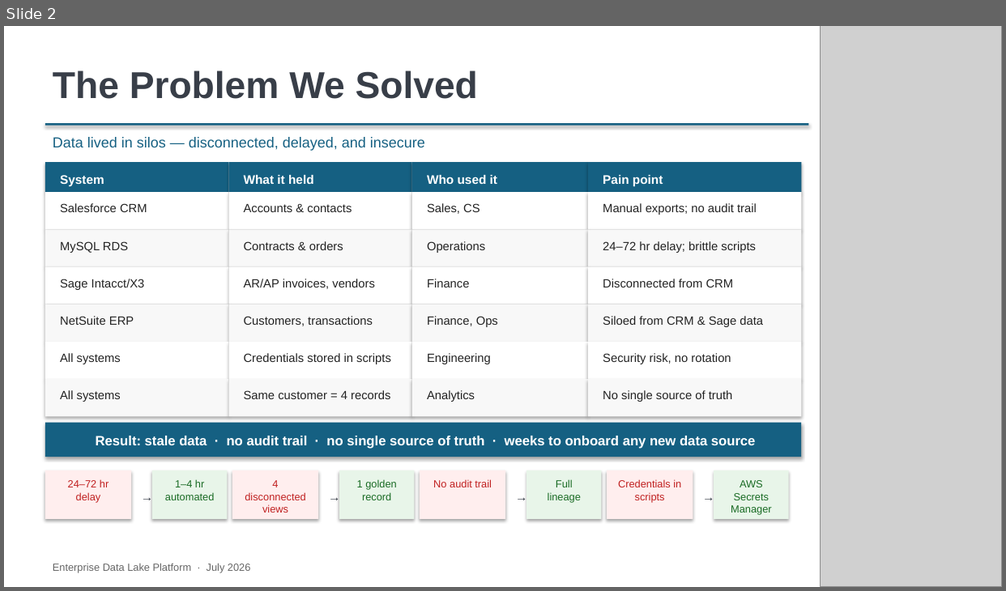
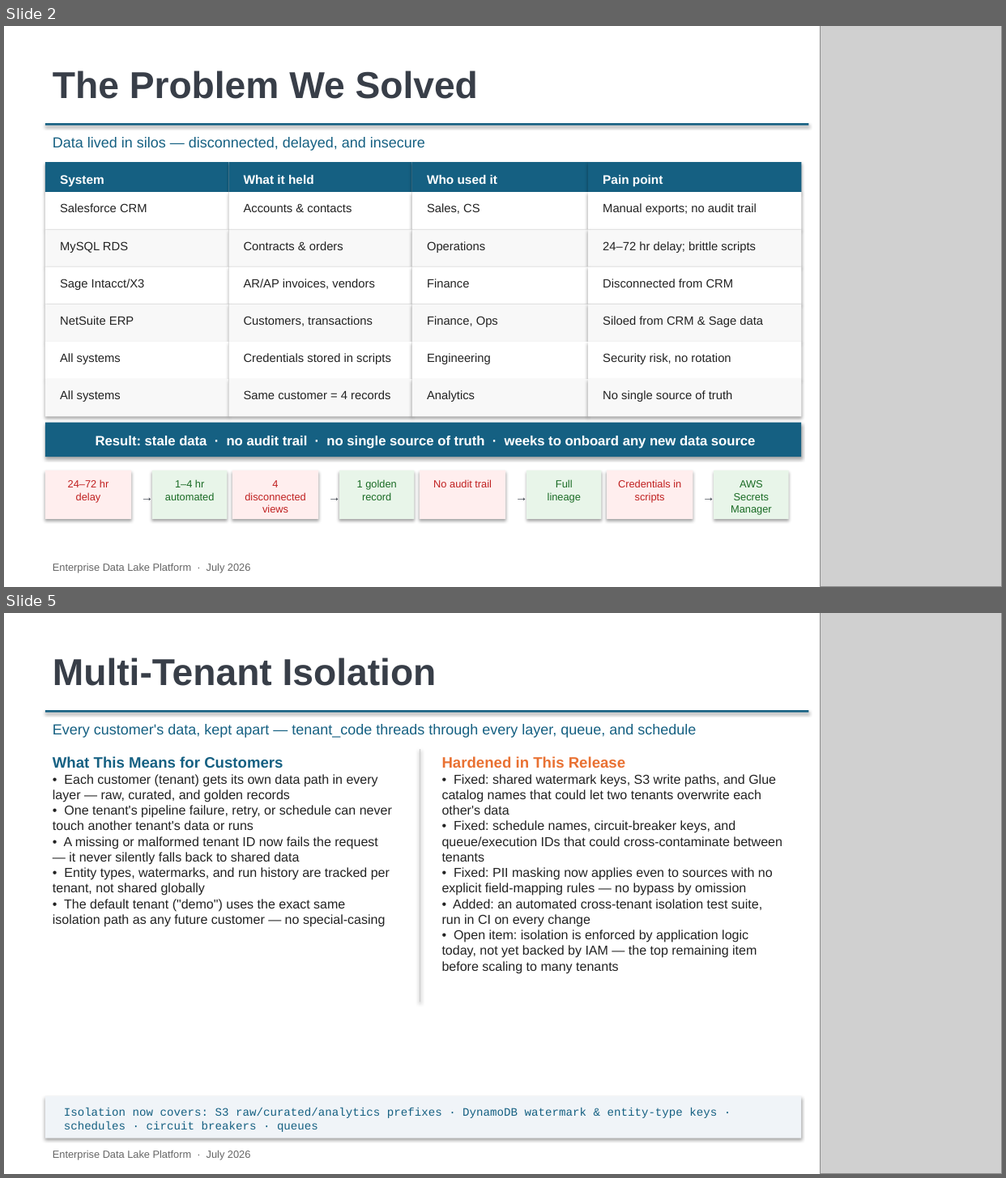
Before and after one commit to deepnarayan-sierradev/DataLake, a slide deck: Enterprise_Data_Lake_Platform_v2.pptx. Shown one above the other, each under a label of ours: slide 2 before the commit, slides 2 and 5 after it; the slides between them are not shown. The pictures are 1006x591 and 1006x1178 pixels, drawn with LibreOffice and Linux fonts; fonts in the diff are those of the drawing; grey boxes stand for pictures. Boxes give left, top, right and bottom in pixels: in the first picture for what was removed or moved away, otherwise in the second. Text is boxed around its words. In the diff, an @@ line names an element or a change of style, - is before the commit and + after.

```diff
--- a/Enterprise_Data_Lake_Platform_v2.pptx
+++ b/Enterprise_Data_Lake_Platform_v2.pptx
@@ slide 5 added at <box>4,613,1002,1174</box>, background #FFFFFF @@
@@ picture added at <box>820,613,1002,1174</box> @@
@@ text added at <box>53,658,437,686</box>, 36 pt, text #383E48, bold @@
+Multi-Tenant Isolation
@@ rectangle added at <box>45,710,809,713</box>, fill #156082 @@
@@ text added at <box>53,724,696,738</box>, 14 pt, text #156082 @@
+Every customer's data, kept apart — tenant_code threads through every layer, queue, and schedule
@@ text added at <box>53,756,392,927</box>, 12.5 pt, text #222222 @@
+What This Means for Customers
+• Each customer (tenant) gets its own data path in every layer — raw, curated, and golden records
+• One tenant's pipeline failure, retry, or schedule can never touch another tenant's data or runs
+• A missing or malformed tenant ID now fails the request — it never silently falls back to shared data
+• Entity types, watermarks, and run history are tracked per tenant, not shared globally
+• The default tenant ("demo") uses the exact same isolation path as any future customer — no special-casing
@@ rectangle added at <box>420,749,420,1003</box>, fill #D0D0D0 @@
@@ text added at <box>442,756,782,974</box>, 12.5 pt, text #222222 @@
+Hardened in This Release
+• Fixed: shared watermark keys, S3 write paths, and Glue catalog names that could let two tenants overwrite each other's data
+• Fixed: schedule names, circuit-breaker keys, and queue/execution IDs that could cross-contaminate between tenants
+• Fixed: PII masking now applies even to sources with no explicit field-mapping rules — no bypass by omission
+• Added: an automated cross-tenant isolation test suite, run in CI on every change
+• Open item: isolation is enforced by application logic today, not yet backed by IAM — the top remaining item before scaling to many tenants
@@ rectangle added at <box>45,1097,801,1139</box>, fill #F0F4F8 @@
@@ text added at <box>64,1107,717,1132</box>, 11 pt, text #156082 @@
+Isolation now covers: S3 raw/curated/analytics prefixes · DynamoDB watermark & entity-type keys · schedules · circuit breakers · queues
@@ text added at <box>53,1150,250,1161</box>, 10 pt, text #666666 @@
+Enterprise Data Lake Platform · July 2026
```
Also in this commit, not shown: 16 slides changed, 1 other slide added, 58 other files.
